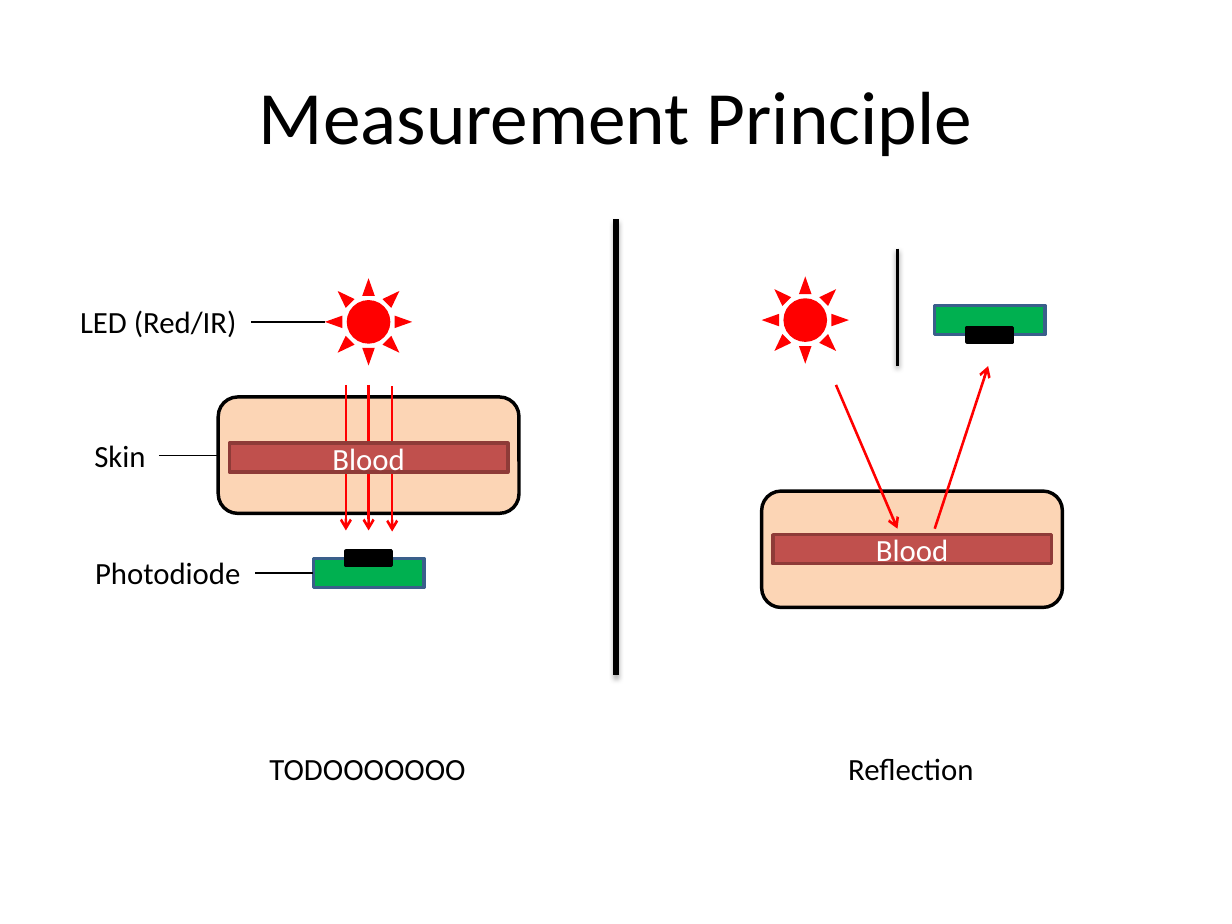
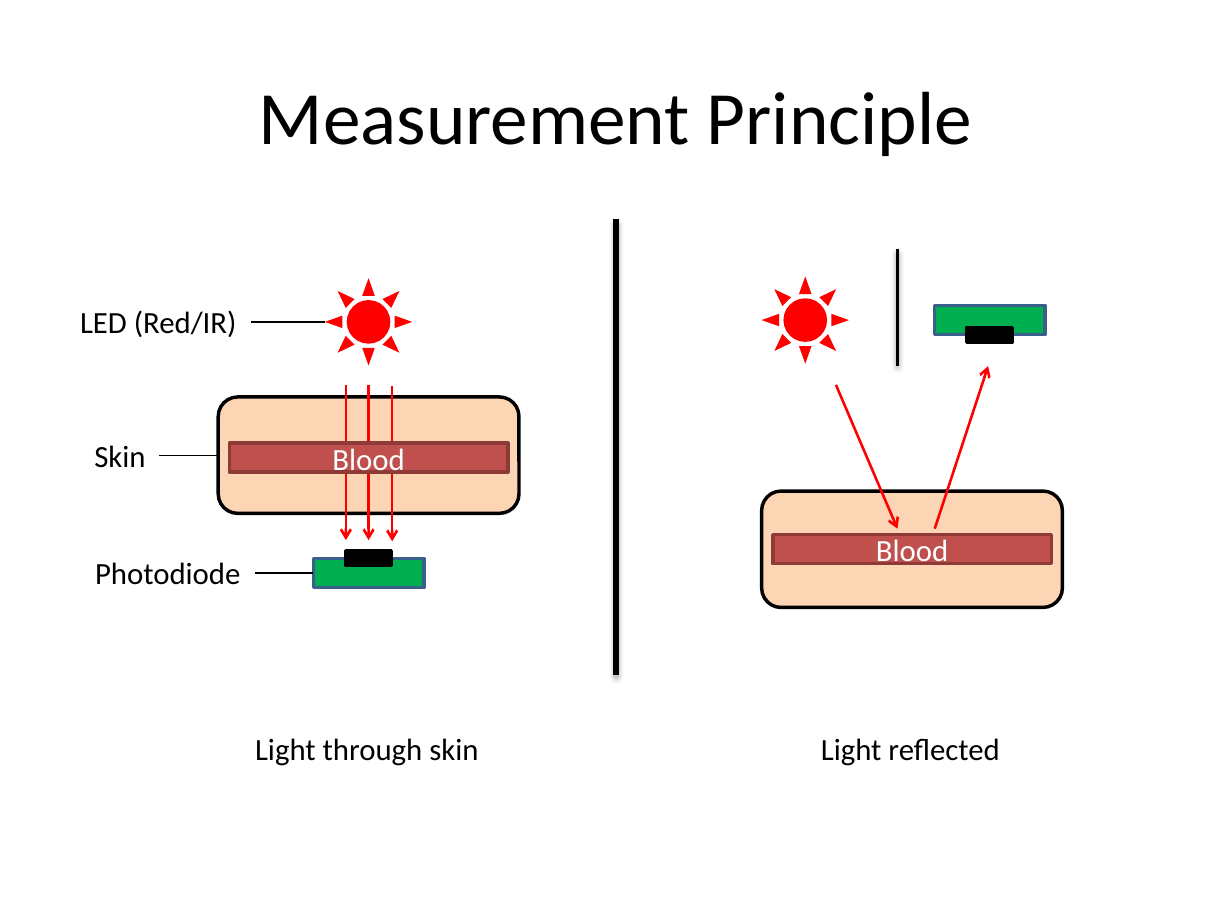
Before and after one commit to UbiquitousComputingSS14/Documentation, a slide deck: slide 3 of res/HeartRateMonitor.pptx. Drawn at 1232x924 pixels with LibreOffice and Linux fonts; fonts in the diff are those of the drawing. Boxes give left, top, right and bottom in pixels: in the first picture for what was removed or moved away, otherwise in the second. Text is boxed around its words. In the diff, an @@ line names an element or a change of style, - is before the commit and + after.

```diff
--- a/res/HeartRateMonitor.pptx
+++ b/res/HeartRateMonitor.pptx
@@ arrow moved from (346, 384) - (346, 531) to (346, 384) - (346, 540) @@
@@ arrow moved from (368, 384) - (368, 531) to (368, 384) - (368, 540) @@
@@ arrow moved from (392, 386) - (392, 531) to (392, 386) - (392, 541) @@
@@ text at (x1=255, y1=738, x2=478, y2=766): text changed @@
-TODOOOOOOO
+Light through skin
@@ text at (x1=821, y1=738, x2=999, y2=766): text changed @@
-Reflection
+Light reflected
```
Also in this commit, not shown: 12 other slides changed, 11 slides added, 4 slides removed, 1 other file.
